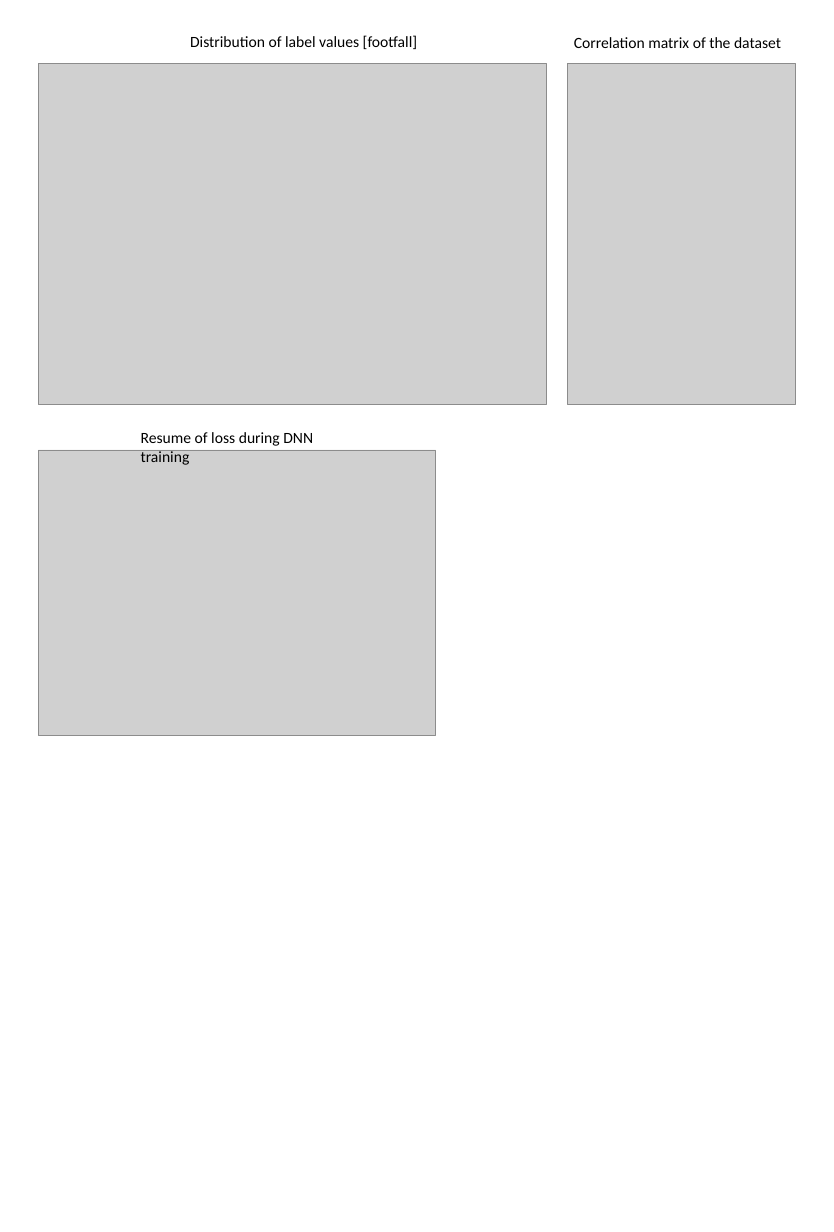
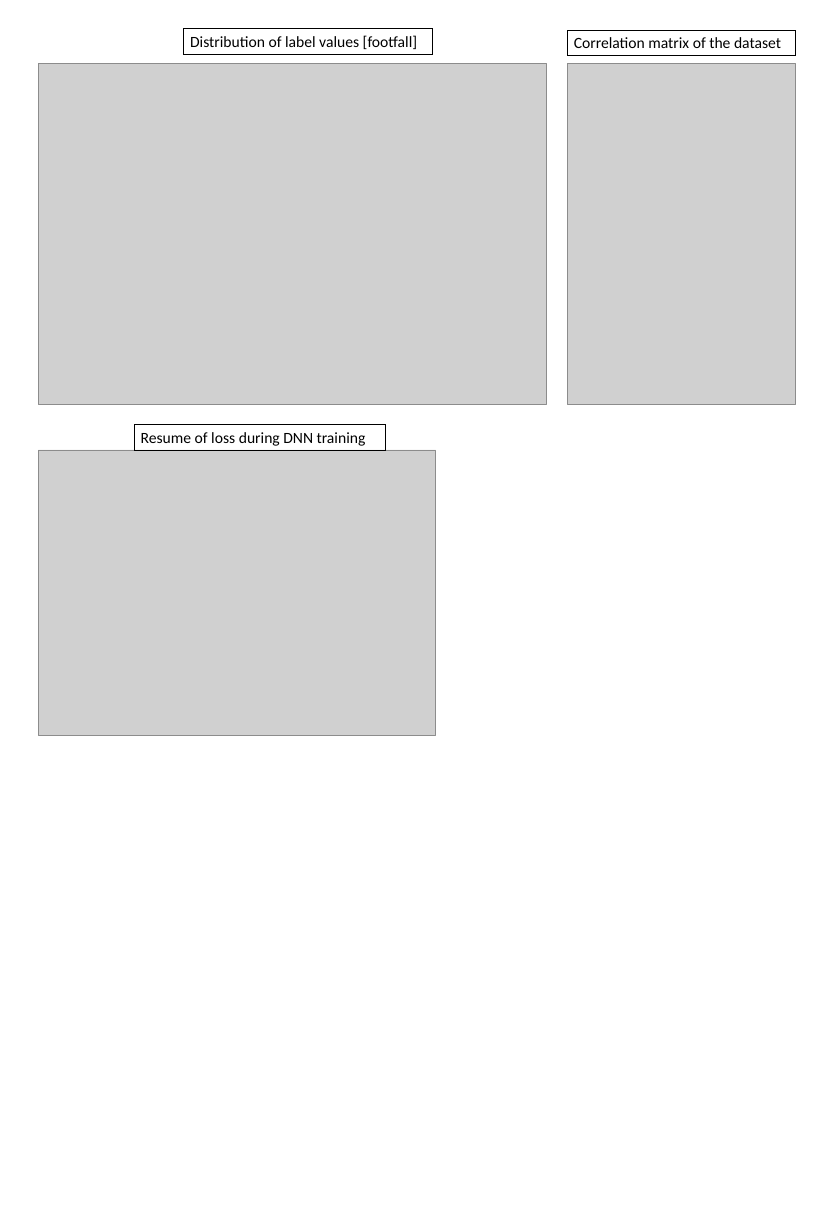
Before and after one commit to JulesPierrat/rapport-galigeo, a slide deck: slide 2 of images/graphs/Présentation1.pptx. Drawn at 834x1232 pixels with LibreOffice and Linux fonts; fonts in the diff are those of the drawing; grey boxes stand for pictures. Boxes give left, top, right and bottom in pixels: in the first picture for what was removed or moved away, otherwise in the second. Text is boxed around its words. In the diff, an @@ line names an element or a change of style, - is before the commit and + after.

```diff
--- a/images/graphs/Présentation1.pptx
+++ b/images/graphs/Présentation1.pptx
@@ rectangle "Distribution of label values [footfall]": place and size @@
-rectangle "Distribution of label values [footfall]" at [190, 35, 417, 49]
+rectangle "Distribution of label values [footfall]" at [184, 29, 433, 54]
@@ rectangle "Correlation matrix of the dataset": place and size @@
-rectangle "Correlation matrix of the dataset" at [574, 37, 781, 48]
+rectangle "Correlation matrix of the dataset" at [568, 30, 796, 55]
@@ outline none to #000000 0.75 pt in 3 elements at [184, 29, 433, 54], [568, 30, 796, 55], [135, 425, 385, 450] @@
@@ rectangle "Resume of loss during DNN ...": place and size @@
-rectangle "Resume of loss during DNN ..." at [141, 432, 313, 465]
+rectangle "Resume of loss during DNN ..." at [135, 425, 385, 450]
```
Also in this commit, not shown: 14 other files.
